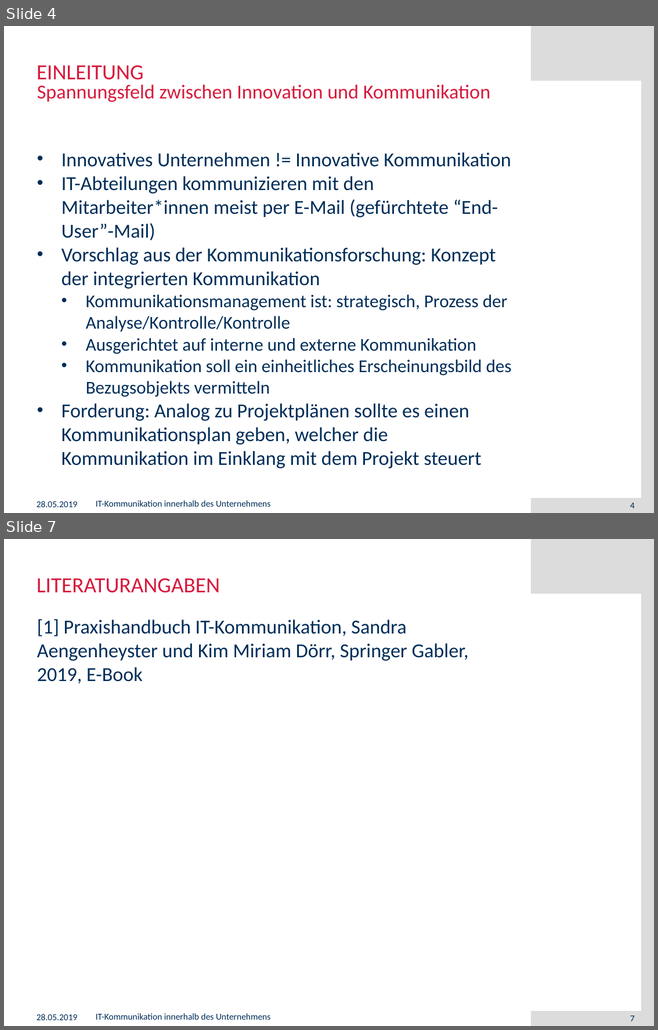
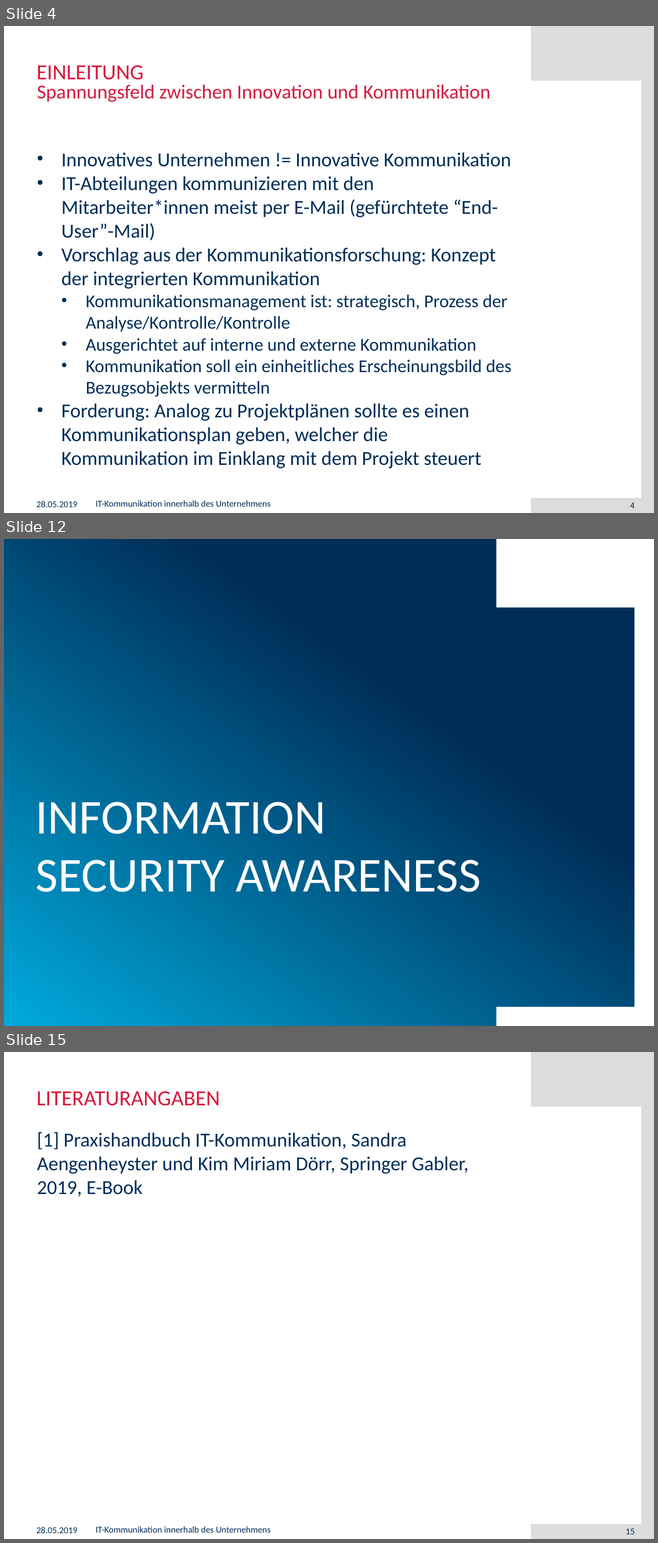
Before and after one commit to muensto/itm_vortrag_1233, a slide deck: 20190528.pptx. Shown one above the other, each under a label of ours: slides 4 and 7 before the commit, slides 4, 12 and 15 after it; the slides between them are not shown. The pictures are 658x1030 and 658x1543 pixels, drawn with LibreOffice and Linux fonts; fonts in the diff are those of the drawing; background and template pictures are left out. Boxes give left, top, right and bottom in pixels: in the first picture for what was removed or moved away, otherwise in the second. Text is boxed around its words. In the diff, an @@ line names an element or a change of style, - is before the commit and + after.

```diff
--- a/20190528.pptx
+++ b/20190528.pptx
@@ slide 12 added at (x1=4, y1=539, x2=654, y2=1026), background gradient #00AADC to #002D58 @@
@@ rectangle added at (x1=496, y1=539, x2=654, y2=608), fill #FFFFFF @@
@@ rectangle added at (x1=634, y1=539, x2=654, y2=1026), fill #FFFFFF @@
@@ text added at (x1=36, y1=802, x2=481, y2=892), 54 pt, text #FFFFFF @@
+INFORMATION SECURITY AWARENESS
@@ rectangle added at (x1=496, y1=1006, x2=654, y2=1026), fill #FFFFFF @@
@@ what was slide 7 is now slide 15 @@
@@ page number at (x1=625, y1=1529, x2=634, y2=1535): text changed @@
-7
+15
```
Also in this commit, not shown: 3 slides changed, 7 other slides added.
